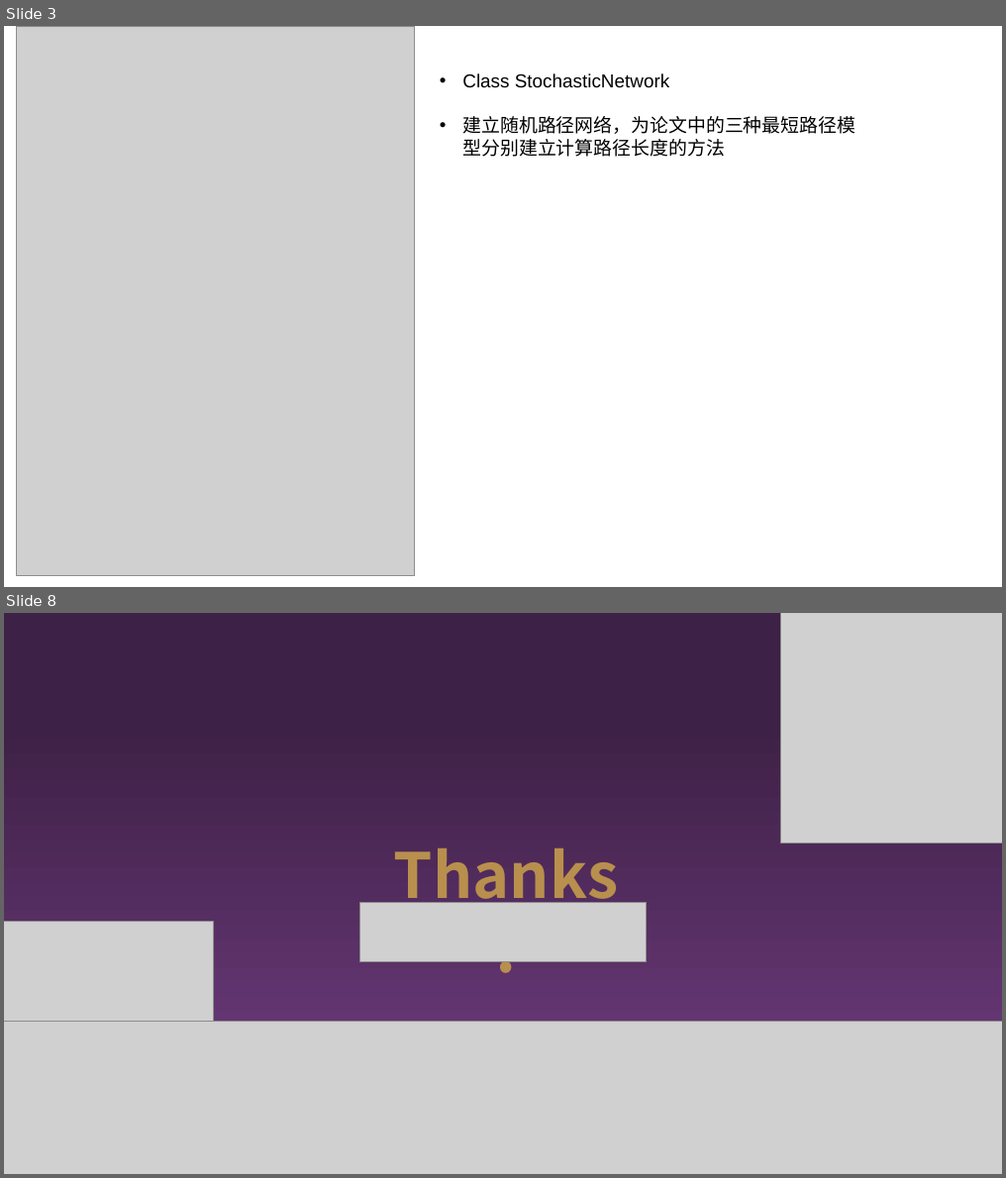
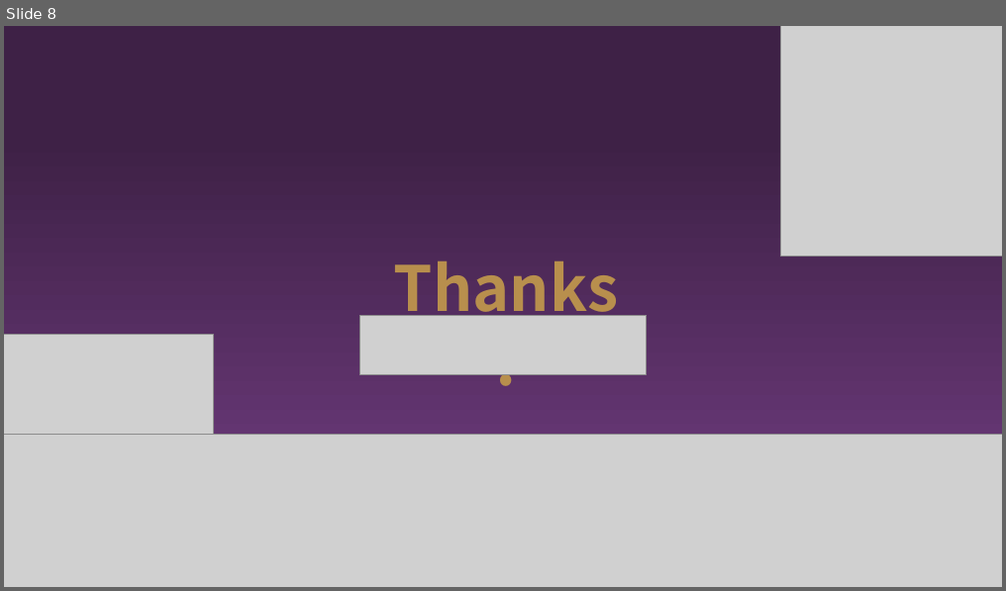
Before and after one commit to enbao5833/SSP, a slide deck: ppt/毕设 .pptx. Shown one above the other, each under a label of ours: slides 3 and 8 before the commit, slide 8 after it; the slides between them are not shown. The pictures are 1006x1178 and 1006x591 pixels, drawn with LibreOffice and Linux fonts; fonts in the diff are those of the drawing; grey boxes stand for pictures; background and template pictures are left out. Boxes give left, top, right and bottom in pixels: in the first picture for what was removed or moved away, otherwise in the second. Text is boxed around its words. In the diff, an @@ line names an element or a change of style, - is before the commit and + after.

```diff
--- a/ppt/毕设 .pptx
+++ b/ppt/毕设 .pptx
@@ slide 3 removed at [4, 26, 1002, 587], background picture (left out) @@
@@ picture removed at [16, 26, 414, 575] @@
@@ text removed at [462, 74, 855, 157] @@
-• Class StochasticNetwork
-• 建立随机路径网络，为论文中的三种最短路径模型分别建立计算路径长度的方法
```
Also in this commit, not shown: 2 slides changed, 5 slides added, 4 other slides removed, 42 other files.
